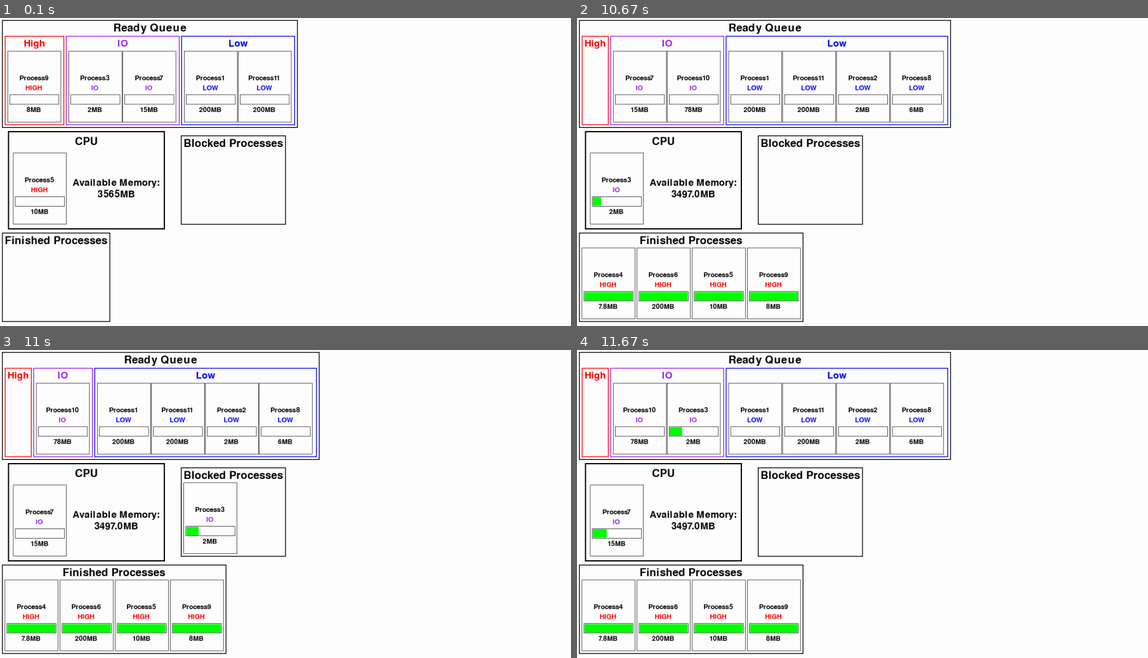
Above: before the commit, frames 1-4 (two rows, left to right).
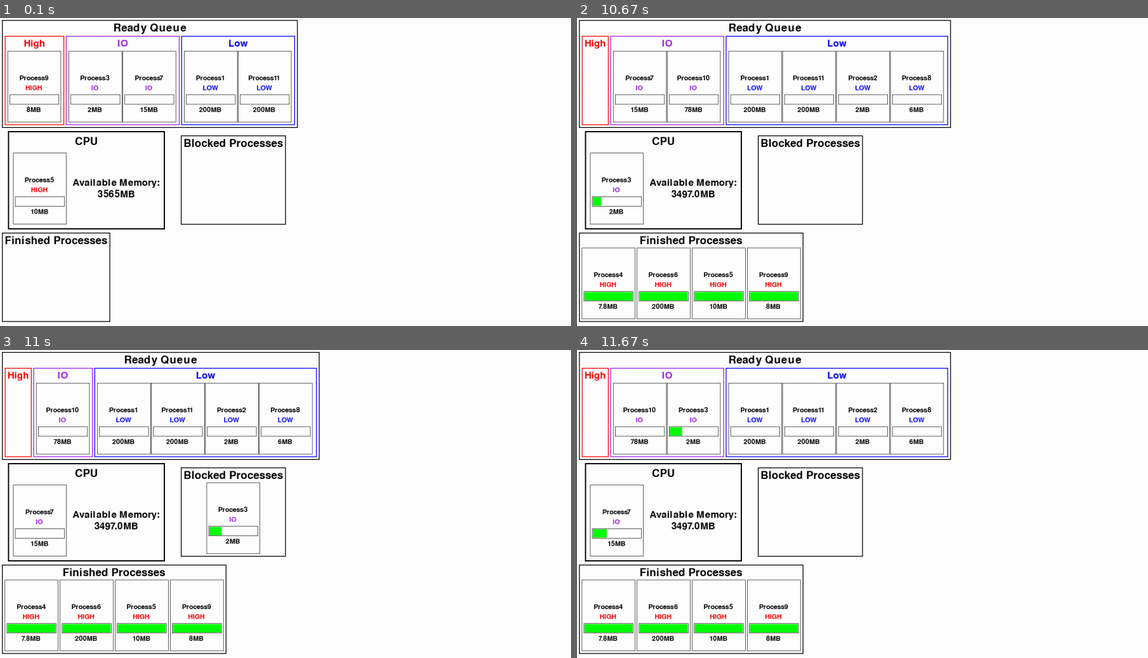
Above: after the commit, the same moments.

Repository: SamB-C/Process-scheduling-simulation
Game: pygame game, started from testing.py
The game is run twice, just before and just after one commit, with the same random seed, the same clock (stepped at 60 frames per second) and the same inputs.
Inputs:
- Up to frame 1 (0.1 s): no input
- Up to frame 2 (10.67 s): tap Space at 10.53 s
- Up to frame 3 (11 s): no input
- Up to frame 4 (11.67 s): no input

Frames 1-2 are identical in both runs. In frame 3, 0.6% of the frame differs, in the area x 32-46%, y 42-67%; in frame 4, nothing differs.

Commit message:
Centre processes within blocked processes surface

Diff:
--- a/simulation.py
+++ b/simulation.py
@@ -365,12 +365,12 @@
         title_height = title.get_height()
         title_width = title.get_width()
         # Calculate dimensions
-        number_finished_processes = len(self.blocked_processes)
-        number_of_gaps = number_finished_processes - 1
+        number_blocked_processes = len(self.blocked_processes)
+        number_of_gaps = number_blocked_processes - 1
         if number_of_gaps < 0:
             number_of_gaps = 0
         width = BORDER_WIDTH + INSET + \
-            (number_finished_processes * Process.PYGAME_SURFACE_WIDTH) + \
+            (number_blocked_processes * Process.PYGAME_SURFACE_WIDTH) + \
             (GAP * number_of_gaps) + INSET + BORDER_WIDTH
         minimum_width = BORDER_WIDTH + INSET + title_width + INSET + BORDER_WIDTH
         if width < minimum_width:
@@ -392,6 +392,10 @@
             (white_inside_dimensions[0] - title_width) / 2, y_pos)
         white_inside.blit(title, title_position)
         y_pos += title_height + GAP
+        width_blocked_processes = (
+            number_blocked_processes * Process.PYGAME_SURFACE_WIDTH) + (GAP * number_of_gaps)
+        if width_blocked_processes < title_width:
+            x_pos += (title_width - width_blocked_processes) / 2
         for process in self.blocked_processes:
             process: Process
             white_inside.blit(
